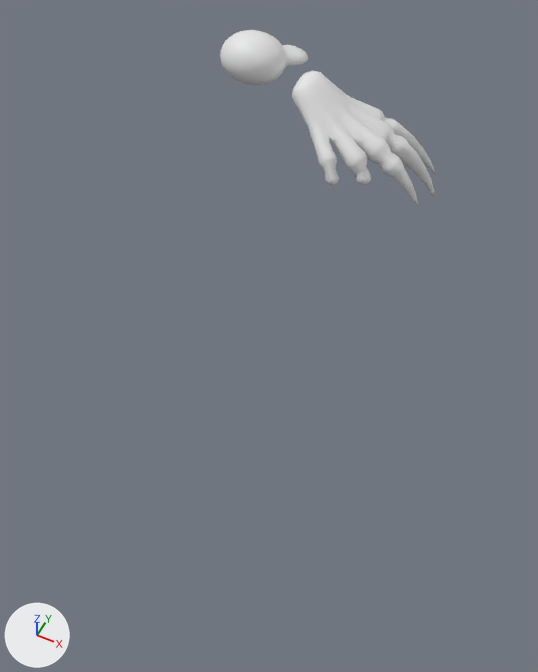
What one commit did to the FBX model blender/out/Brachiosaurus/export/Os_Pied_Brachiosaurus.fbx.
Both versions are drawn from a 50 mm lens placed at (4.76, -12.28, 8.26), pointed at (1.06, -4.88, -1.0). Lighting does not change. The marker at lower left points along +X, +Y and +Z. The picture after the commit comes second.

Before the edit, the objects in view are built like this:
```python
me_os_pied_brachiosaurus_01 = bpy.data.meshes.new('Os_Pied_Brachiosaurus_01')
me_os_pied_brachiosaurus_01.from_pydata(...)  # 1006 vertices, 1999 faces; spans x -2.25..2.25, y -1.45..1.45, z -1.58..1.58
me_os_pied_brachiosaurus_01.materials.append(mat_museum_bone___warm_ivory)  # white #e7e7e7
ob_os_pied_brachiosaurus_01 = bpy.data.objects.new('Os_Pied_Brachiosaurus_01', me_os_pied_brachiosaurus_01)
ob_os_pied_brachiosaurus_01.location = (0.0, 0.0, 0.0)
```
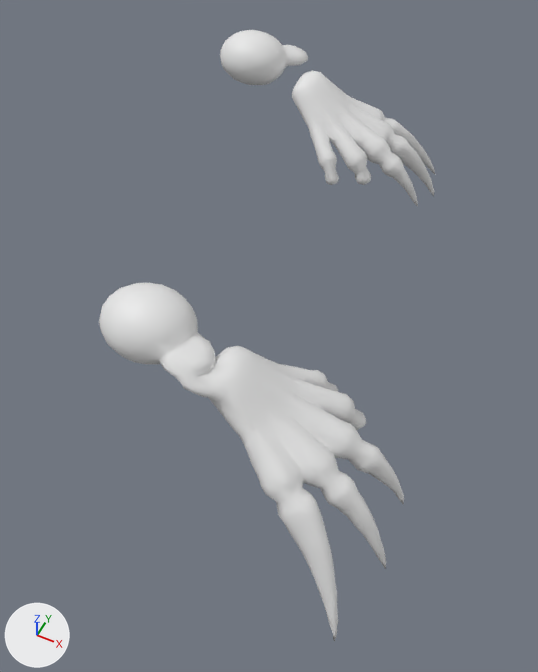
The newer file is also turned or shifted as a whole; pictures and numbers use the older file's frame.

Where the change shows, as pixel boxes [x1, y1, x2, y2] in the pictures (538 x 672 px):
'Os_Pied_Brachiosaurus_01', reshaped (56% wider, 246% taller)
    before: [220, 30, 436, 206]
    after: [99, 30, 436, 641]
part 1 of me_os_pied_brachiosaurus_01, added
    after: [99, 283, 404, 641]

What the commit changed:
me_os_pied_brachiosaurus_01 is used by ob_os_pied_brachiosaurus_01; location (0.0, 0.0, 0.0).
me_os_pied_brachiosaurus_01 had 1006 vertices, 1999 faces and spanned x -2.25..2.25, y -1.45..1.45, z -1.58..1.58.
me_os_pied_brachiosaurus_01 now has 2008 vertices, 3999 faces and spans x -2.25..4.23, y -8.78..1.45, z -1.58..1.58.
me_os_pied_brachiosaurus_01 part 1: a new loose piece of 1002 vertices spanning x -0.27..4.23, y -8.78..-5.87, z -1.58..1.58, in mat_museum_bone___warm_ivory (white #e7e7e7).
